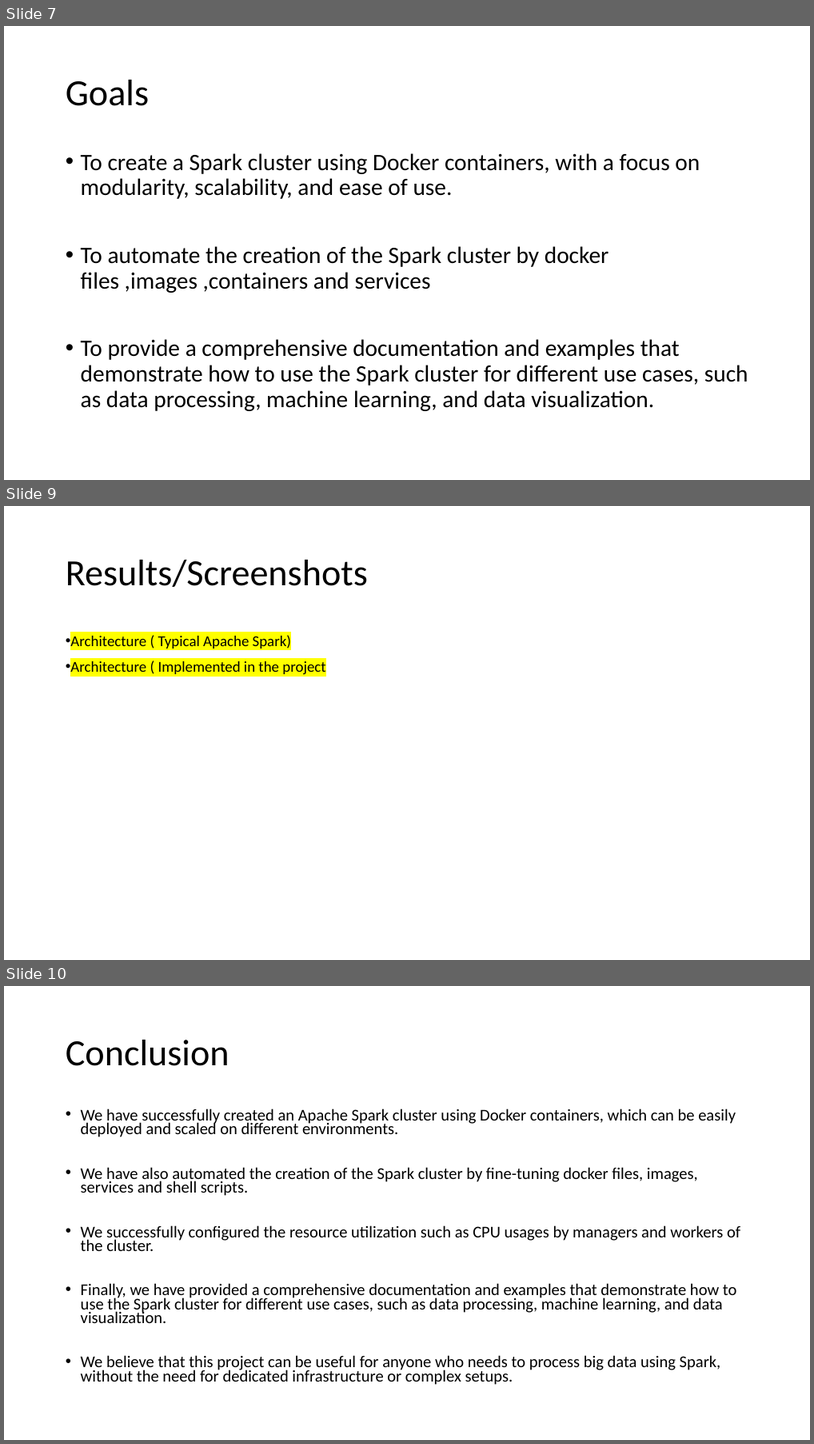
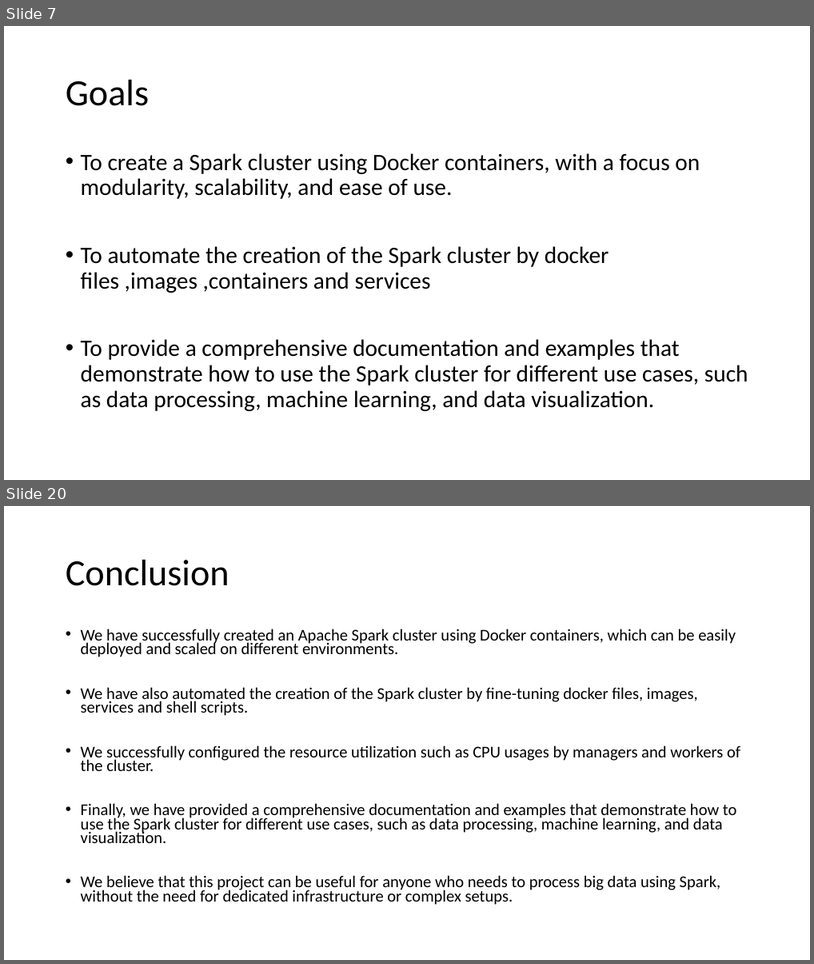
Before and after one commit to gprasad09/Apache-Spark-Cluster-Project, a slide deck: misc/ProjectReports-In progress/TermProject.pptx. Shown one above the other, each under a label of ours: slides 7, 9 and 10 before the commit, slides 7 and 20 after it; the slides between them are not shown. The pictures are 814x1444 and 814x964 pixels, drawn with LibreOffice and Linux fonts; fonts in the diff are those of the drawing. Boxes give left, top, right and bottom in pixels: in the first picture for what was removed or moved away, otherwise in the second. Text is boxed around its words. In the diff, an @@ line names an element or a change of style, - is before the commit and + after.

```diff
--- a/misc/ProjectReports-In progress/TermProject.pptx
+++ b/misc/ProjectReports-In progress/TermProject.pptx
@@ slide 9 removed at <box>4,506,810,960</box>, background #FFFFFF @@
@@ title removed at <box>66,560,368,587</box> @@
-Results/Screenshots
@@ text removed at <box>70,633,326,675</box> @@
-• Architecture ( Typical Apache Spark)
-• Architecture ( Implemented in the project
@@ what was slide 10 is now slide 20 @@
```
Also in this commit, not shown: 2 slides changed, 11 slides added.
